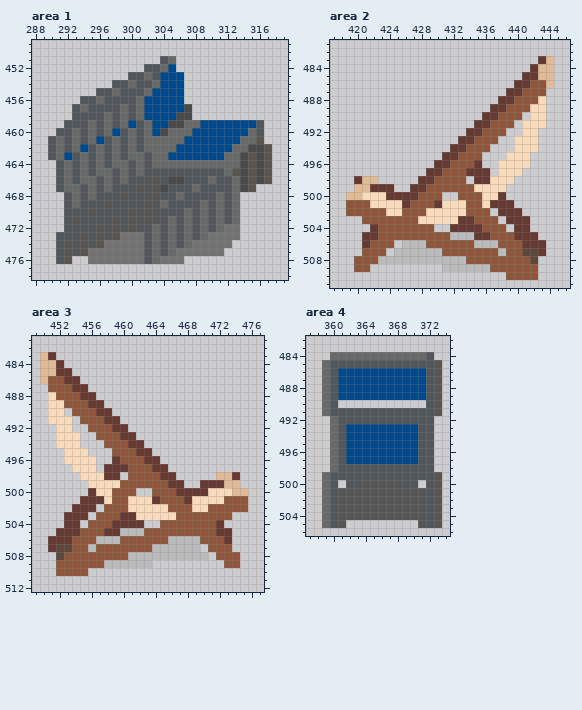
Pixel-art file: tilesets/wikipaka/wikipaka.aseprite. Above: the version before the commit.
512x1024 pixels, 1 frame. Pixels under 10% opacity are left out. Colours within 5 levels of each other are drawn and written as one. Shown: area 1: x 288..319, y 449..478; area 2: x 417..446, y 481..511; area 3: x 449..477, y 481..512; area 4: x 357..374, y 482..506. The commit also changed other parts of the picture, which this record leaves out.
After:
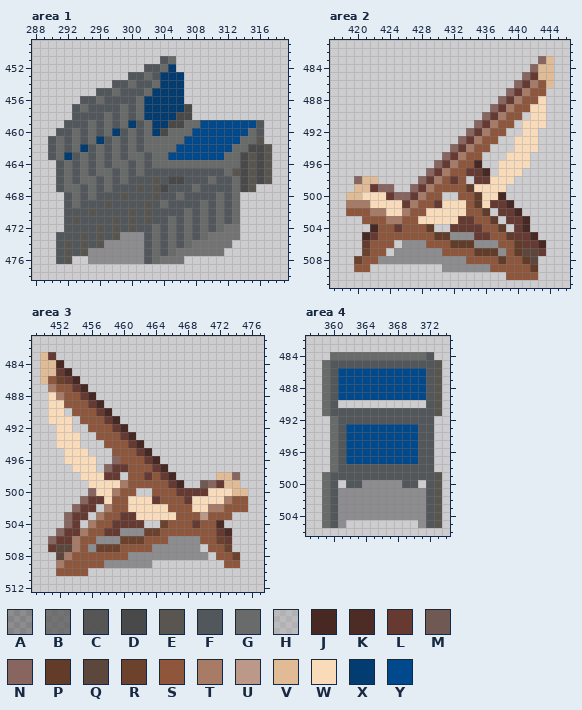
Palette (. is transparent): A #0000004f  B #494949ad  C #494949e5  D #494949  E #595652  F #52575b  G #696a6a  H #a0a0a065  J #472822  K #4e2c26  L #663931  M #705853  N #88655f  P #633c29  Q #5d473d  R #6d422d  S #8f563b  T #a87b66  U #bb9888  V #e1bb95  W #f9dbb9  X #023c70  Y #00498c
Edits made:
Changed rows in their new state; - is an unchanged pixel.
Area 1:
first column x 292:
452 -------------X-
453 ------------XXX
454 ------------XXX
455 -----------XXXX
456 ----------XXXXX
457 ----------XXXXX
458 ----------XXXX-
459 --------X--XX--
460 ------X----X---
461 ----X----------
462 --X------------
463 X--------------
first column x 295:
473 ----AAA
474 --AAAAA
475 AAAAAAA
476 AAAAAAA
Area 2:
first column x 419:
483 ------------------------N
484 -----------------------N-
485 ----------------------N--
486 ---------------------N-T-
487 --------------------N-T--
488 -------------------N-T---
489 ------------------N-T----
490 -----------------N-T-----
491 ----------------N-T------
492 ---------------N-T-------
493 --------------N-T--------
494 -------------N-T---------
495 ------------N-T----------
496 -----------N-T--J--------
497 ----------N-T----J-------
498 -N-------N-T-L-----------
499 ----NN--N-T----P---------
500 ------NN-T------P--J-----
501 TTT-----T-------P---J----
502 ---TT--T---------P---J---
503 -----TT-----------P---J--
504 ---J--L---P--------P--J--
505 --J--------PPAAA----P--J-
506 -------AAA---PPPAAA--P--J
507 --R---AAAAAA----PPPA-P---
508 -R--AAAAAAAAAAA----P--P--
509 ------------AAAAAA-----P-
Area 3:
first column x 451:
484 -J----------------------
485 --J---------------------
486 -R-J--------------------
487 T---J-------------------
488 -T---J------------------
489 ------J-----------------
490 -------J----------------
491 --------J---------------
492 ---------J--------------
493 ----------J-------------
494 -----------J------------
495 ------------J-----------
496 --------N----J----------
497 -------N------J---------
498 ------------L--J-------N
499 ---------T------J--MN---
500 -----N--T---------------
501 ----N-----------------T-
502 ---N---T------------TT--
503 --N---T------------U----
504 --N--T--------R---L--K--
505 -N--T----AAARR--------K-
506 N--T--AAARRR---AAAA--R--
507 ---T-ARRR----AAAAAA---R-
508 --T-------AAAAAAAAAA---R
509 -T-----AAAAAA-----------
Area 4:
first column x 361:
500 ---AAAAA---
501 AAAAAAAAAAA
502 AAAAAAAAAAA
503 AAAAAAAAAAA
504 AAAAAAAAAAA
505 A---------A
